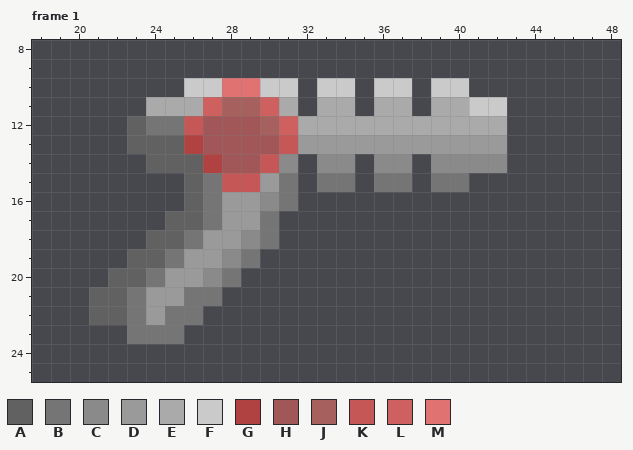
One commit to this pixel-art file: Sprites/Guns/W_10_BlasterPistol.aseprite. The picture above was drawn from the file before the commit.
64x32 pixels, 6 frames. Colours within 5 levels of each other are drawn and written as one. Shown: frame 1: x 18..48, y 8..25. The commit also changed other frames, which this record leaves out.
Palette (. is transparent): A #616161  B #757575  C #8a8a8a  D #9a9a9a  E #aaaaaa  F #cacaca  G #b14242  H #a15757  J #a6615e  K #c65757  L #cf6060  M #e17272
New version:
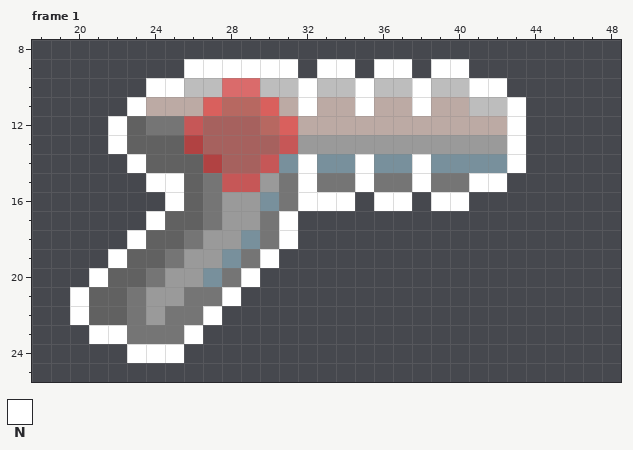
Colours new in this view: N #ffffff
Edits made:
layer "Layer 5" added
Colour C changes from #8a8a8a to #78909c.
Colour E changes from #aaaaaa to #bcaaa4.
Colour F changes from #cacaca to #bdbdbd.
Colour H changes from #a15757 to #a6615e.
Colour J changes from #a6615e to #b76861.
Colour L changes from #cf6060 to #d9605d.
Colour M changes from #e17272 to #da6b6b.
Frame 1, layer "Layer 5":
Colour N now appears in row 9 at x 26 to 31, 33 to 34, 36 to 37 and 39 to 40; in row 10 at x 24 to 25, 32, 35, 38 and 41 to 42; in row 11 at x 23, 32, 35, 38 and 43; in rows 12 to 13 at x 22 and 43; in row 14 at x 23, 32, 35, 38 and 43; in row 15 at x 24 to 25, 32, 35, 38 and 41 to 42.
Colour N now appears in row 16 at x 25, 32 to 34, 36 to 37 and 39 to 40; in row 17 at x 24 and 31; in row 18 at x 23 and 31; in row 19 at x 22 and 30; in row 20 at x 21 and 29; in row 21 at x 20 and 28.
Colour N now appears in row 22 at x 20 and 27; in row 23 at x 21 to 22 and 26; in row 24 at x 23 to 25.
